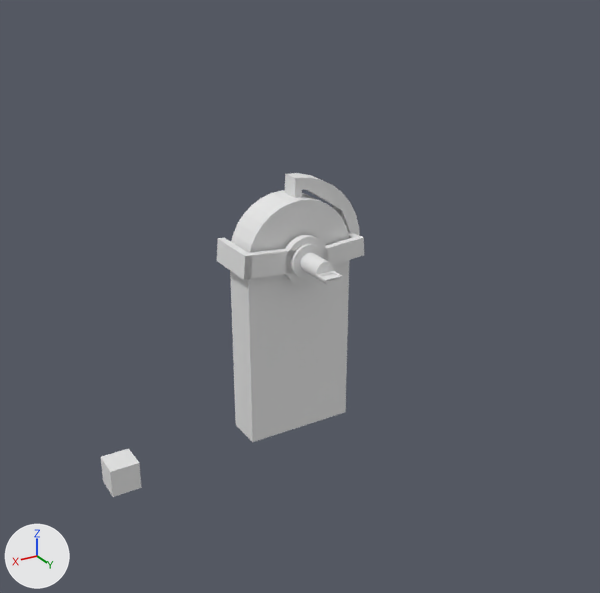
Before and after pictures for a commit that changed the Blender file Blender/XRDInstrument.blend.
Rendered twice from a camera (50 mm lens) standing at (2.04, 3.49, 2.48) and looking at (0.01, 0.12, 0.79). Arrows for +X, +Y and +Z are at lower left; the lights stay in place.

The first picture shows 'Base1', 'Holder', '立方体.001', '立方体.002'.
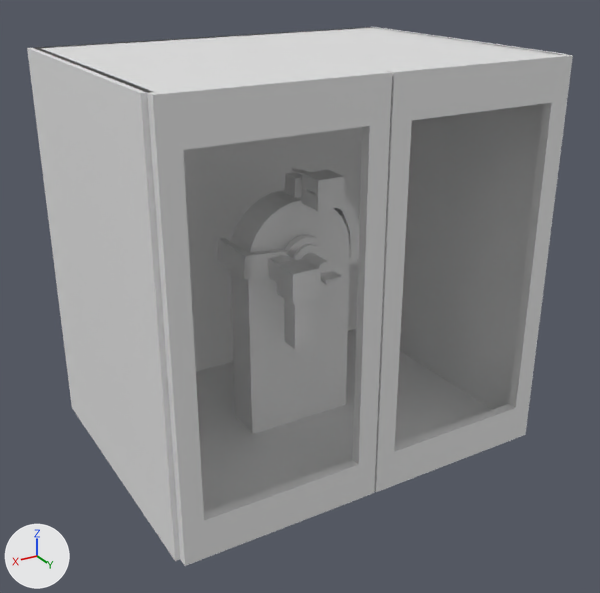
Pixel boxes (x1, y1, x2, y2) of what changed, in the pictures (600 x 593 px):
'Box', shown
    after: (27, 27, 567, 561)
'DoorRight', added
    after: (147, 71, 392, 566)
'DoorLeft', added
    after: (374, 54, 573, 492)
'立方体.002', reshaped, moved, rescaled (82% taller)
    before: (101, 448, 142, 497)
    after: (277, 259, 320, 349)
'Detector', added
    after: (302, 170, 345, 211)
'Holder1', added
    after: (268, 254, 295, 283)
part 1 of me_立方体_018, added
    after: (277, 259, 320, 304)

The change, as a list of edits to the scene's bpy script:
```text
Change me_立方体_018:
    used by ob_立方体_002; location = (1.0, 0.0, 0.0); scale = (0.075, 0.075, 0.075)
    remove me_立方体_018.from_pydata(...)  # 8 vertices, 6 faces; spans x -1.0..1.0, y -1.0..1.0, z -1.0..1.0
    add me_立方体_018.from_pydata(...)  # 24 vertices, 18 faces; spans x -1.5..1.5, y -1.5..1.5, z -1.0..2.2
    me_立方体_018 part 1: a new loose piece of 16 vertices spanning x -1.5..1.5, y -1.5..1.5, z 1.0..2.2
Add me_立方体_002:
    me_立方体_002.from_pydata(...)  # a box spanning x -1.0..1.0, y -1.0..1.0, z -1.0..1.0; a box spanning x -1.0..-0.8, y -1.0..-0.8, z 1.0..2.0; a box spanning x -1.0..-0.8, y 0.8..1.0, z 1.0..2.0; a box spanning x 0.8..1.0, y -1.0..-0.8, z 1.0..2.0; a box spanning x 0.8..1.0, y 0.8..1.0, z 1.0..2.0
Add me_立方体_008_1:
    me_立方体_008_1.from_pydata(...)  # 16 vertices, 16 faces; spans x -1.0..1.0, y -1.0..1.0, z -1.0..1.0
Add me_立方体_006:
    me_立方体_006.from_pydata(...)  # 16 vertices, 12 faces; spans x -1.5..1.5, y -1.5..1.5, z 1.0..2.2
Change ob_box:
    remove ob_box.hide_set(True)
Change ob_立方体_002:
    ob_立方体_002.location: (1.0, 0.0, 0.0) -> (0.169, 0.361, 0.797)
    ob_立方体_002.scale: (0.075, 0.075, 0.075) -> (0.05, 0.05, 0.125)
Add ob_holder1:
    ob_holder1 = bpy.data.objects.new('Holder1', me_立方体_002)
    ob_holder1.location = (0.171, 0.195, 1.009)
    ob_holder1.rotation_euler = (-1.571, 0.0, 0.0)  # degrees (-90, 0, 0)
    ob_holder1.scale = (0.05, 0.05, 0.05)
Add ob_doorright:
    ob_doorright = bpy.data.objects.new('DoorRight', me_立方体_008_1)
    ob_doorright.location = (0.501, 0.775, 1.0)
    ob_doorright.scale = (0.5, 0.025, 1.0)
Add ob_doorleft:
    ob_doorleft = bpy.data.objects.new('DoorLeft', me_立方体_008_1.copy())
    ob_doorleft.location = (-0.509, 0.775, 1.0)
    ob_doorleft.scale = (0.5, 0.025, 1.0)
Add ob_detector:
    ob_detector = bpy.data.objects.new('Detector', me_立方体_006)
    ob_detector.location = (-0.079, 0.18, 1.16)
    ob_detector.rotation_euler = (0.0, 0.0, -3.141)  # degrees (0, 0, -180)
    ob_detector.scale = (0.05, 0.05, 0.125)
```
